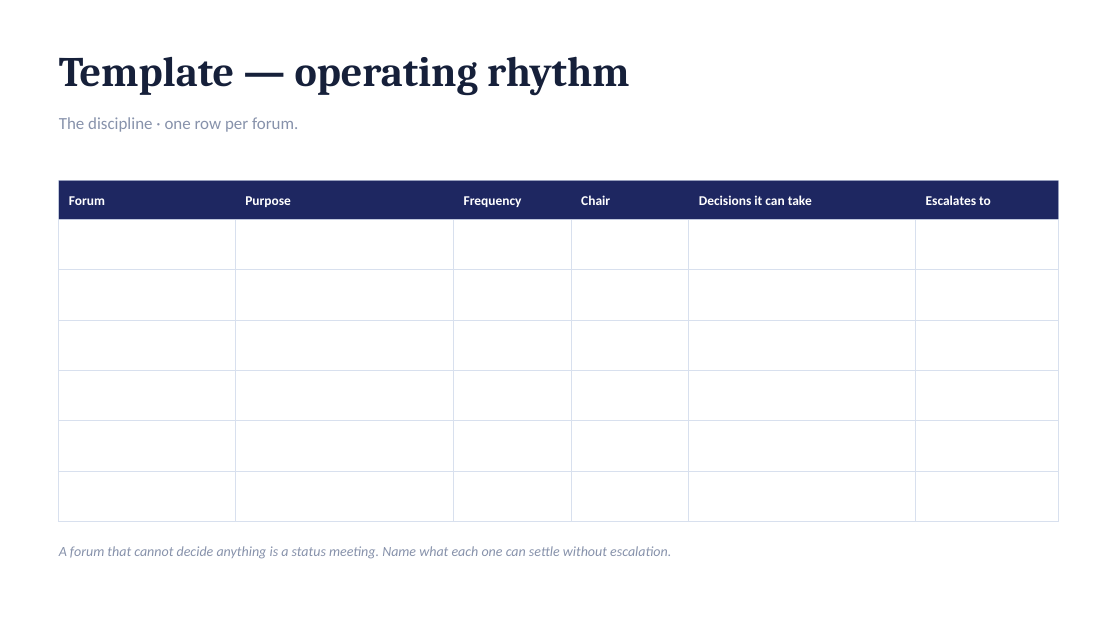
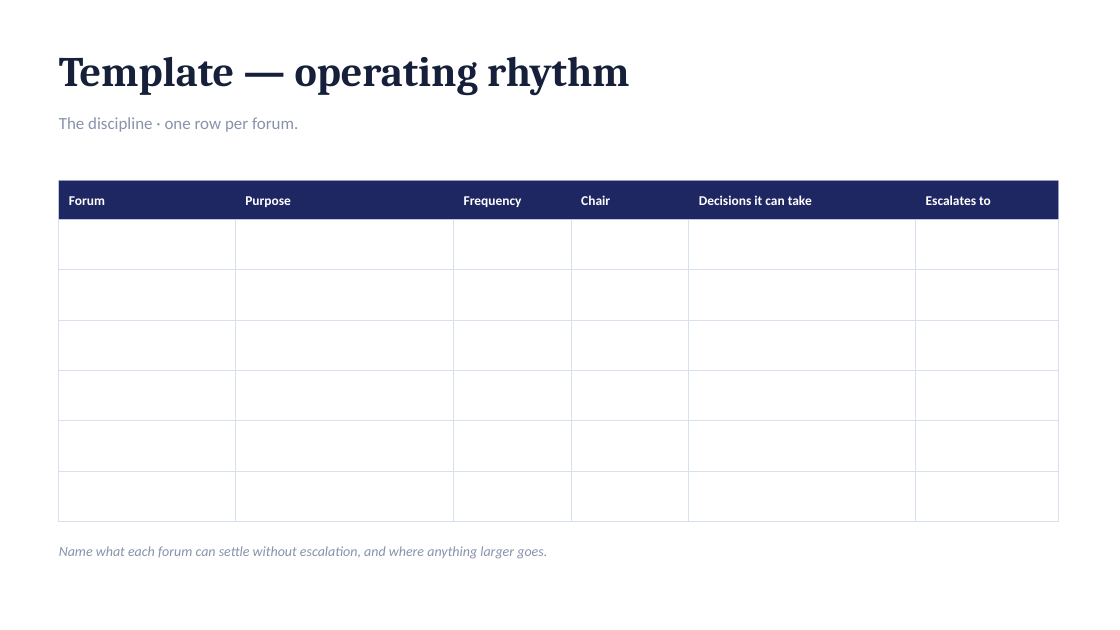
Before and after one commit to dhajjar-cyber/bae, a slide deck: slide 52 of FSI strategy/EAI&D-FSI-Strategy-Development-Plan.pptx. Drawn at 1120x630 pixels with LibreOffice and Linux fonts; fonts in the diff are those of the drawing. Boxes give left, top, right and bottom in pixels: in the first picture for what was removed or moved away, otherwise in the second. Text is boxed around its words. In the diff, an @@ line names an element or a change of style, - is before the commit and + after.

```diff
--- a/FSI strategy/EAI&D-FSI-Strategy-Development-Plan.pptx
+++ b/FSI strategy/EAI&D-FSI-Strategy-Development-Plan.pptx
@@ text at bbox=[59, 546, 547, 559]: text changed @@
-A forum that cannot decide anything is a status meeting. Name what each one can settle without escalation.
+Name what each forum can settle without escalation, and where anything larger goes.
```
Also in this commit, not shown: 8 other slides changed, 1 other file.
